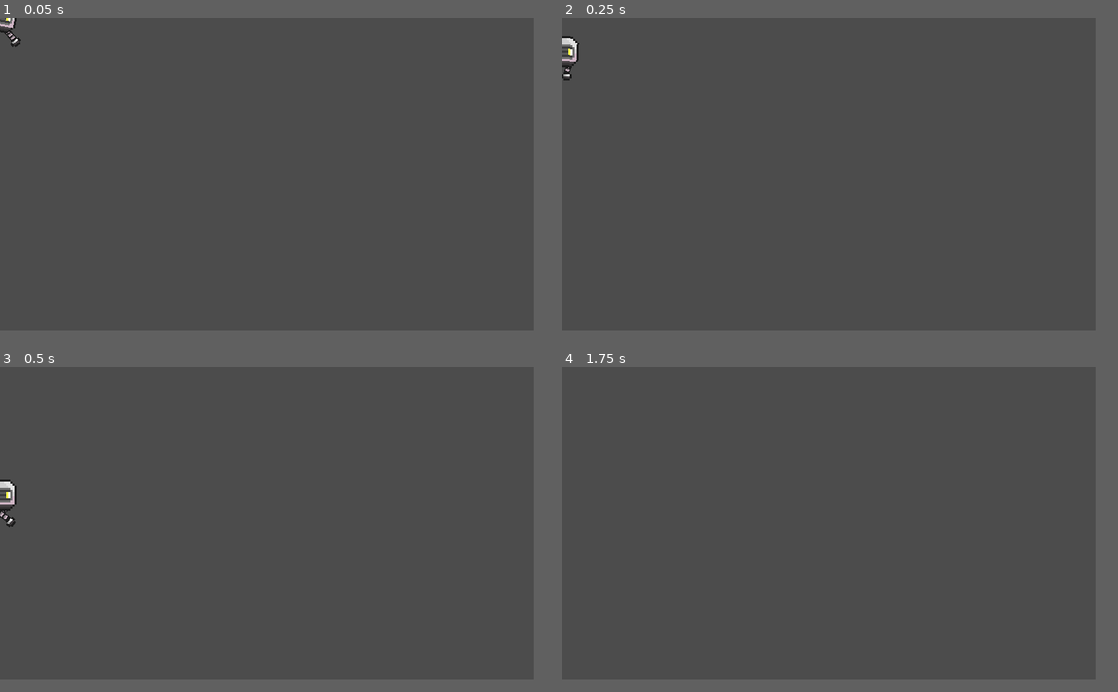
Above: before the commit, frames 1-4 (two rows, left to right).
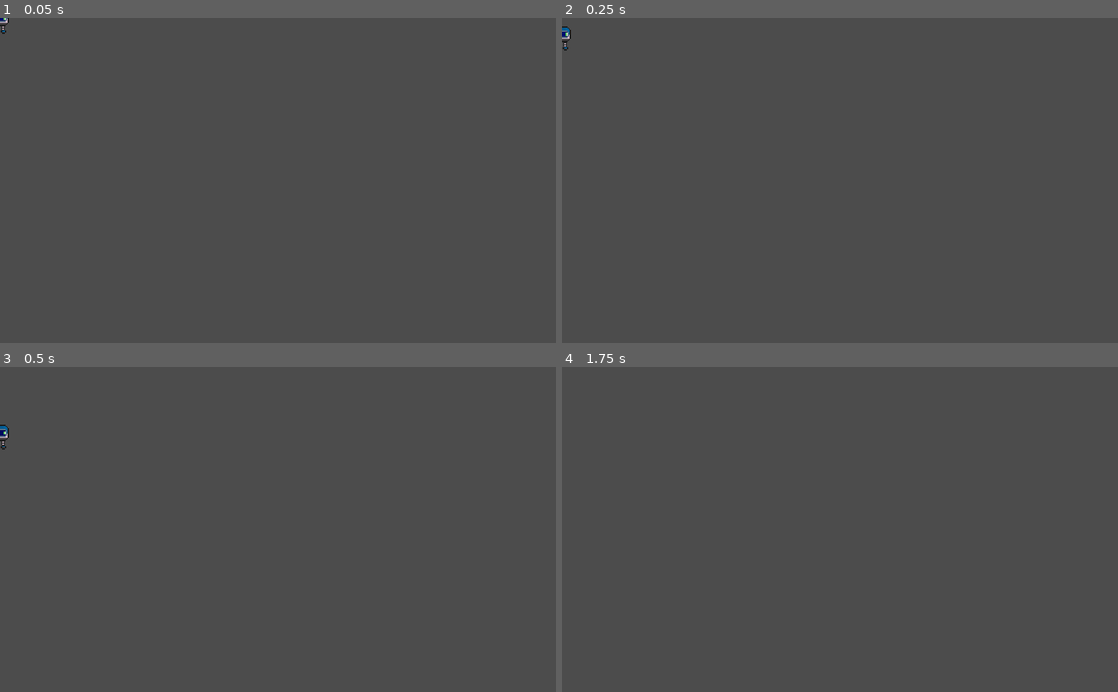
Above: after the commit, the same moments.

Repository: Negatives-One/DontExplode
Game: Godot game, scene res://Scenes/player.tscn
Same seed, same stepped clock (60 frames per second), same inputs: the game is played once before the commit and once after it.
Inputs:
- Up to frame 1 (0.05 s): no input
- Up to frame 2 (0.25 s): no input
- Up to frame 3 (0.5 s): no input
- Up to frame 4 (1.75 s): hold Right (ui_right) from 0.53 s (still down); tap Up (ui_up) at 0.77, 1.52 s
The window is 768x450 before the commit and 800x468 after it. Grey fills any space a smaller window leaves; there, only what the larger window draws over its background counts as a difference.

The runs differ from the first frame. In frame 1, 0.2% of the frame differs, in the area x 0-4%, y 0-9%; in frame 2, 0.3%; in frame 3, 0.3%, in the area x 0-3%, y 17-50%; in frame 4, only the window size differs.

Commit message:
:construction: Functional State Machine

Diff:
--- /dev/null
+++ b/Assets/Scripts/AnimationScript.gd
@@ -0,0 +1,16 @@
+extends AnimationTree
+
+var playback : AnimationNodeStateMachinePlayback
+var player
+
+func _ready():
+	player = $".."
+	playback = get("parameters/playback")
+	active = true
+	pass
+
+func _process(_delta):
+	if player.motion.x == 0 and player.is_on_floor():
+		playback.travel("Idle")
+	elif player.motion.x != 0 and player.is_on_floor():
+		playback.travel("Run")
--- a/Assets/Scripts/player.gd
+++ b/Assets/Scripts/player.gd
@@ -9,6 +9,9 @@
 func _ready():
 	stateMachine  = $AnimationTree
 	$AnimationPlayer.play("Run")
+	pass
+
+func _process(delta):
 	pass
 
 func _physics_process(delta):
@@ -26,6 +29,3 @@
 	if Input.is_action_pressed("ui_up") and is_on_floor():
 		motion.y += -150
 	move_and_slide(motion, Up)
-
-func ChangeAnimation(SomeState):
-	stateMachine.travel("SomeState")
--- a/Scenes/TestEnviroment.tscn
+++ b/Scenes/TestEnviroment.tscn
@@ -9,7 +9,7 @@
 [node name="Node2D" type="Node2D"]
 
 [node name="StaticBody2D" type="StaticBody2D" parent="."]
-position = Vector2( 147.087, 135.009 )
+position = Vector2( 279.755, 232.479 )
 
 [node name="Sprite" type="Sprite" parent="StaticBody2D"]
 scale = Vector2( 10, 0.5 )
@@ -20,4 +20,4 @@
 shape = SubResource( 1 )
 
 [node name="KinematicBody2D" parent="." instance=ExtResource( 2 )]
-position = Vector2( 135.056, 50.2572 )
+position = Vector2( 269.529, 52.9647 )
--- a/Scenes/player.tscn
+++ b/Scenes/player.tscn
@@ -13,6 +13,7 @@
 [ext_resource path="res://Assets/Images/Player/WhiteFoot.png" type="Texture" id=11]
 [ext_resource path="res://Assets/Images/Player/WhiteTest.png" type="Texture" id=12]
 [ext_resource path="res://Assets/Images/Player/FootPart.png" type="Texture" id=13]
+[ext_resource path="res://Assets/Scripts/AnimationScript.gd" type="Script" id=14]
 
 [sub_resource type="CanvasItemMaterial" id=1]
 
@@ -412,8 +413,7 @@
 "values": [ Color( 0.607843, 0.607843, 0.607843, 1 ) ]
 }
 
-[sub_resource type="Animation" id=6]
-resource_name = "TurnRed"
+[sub_resource type="Animation" id=8]
 length = 0.001
 tracks/0/type = "value"
 tracks/0/path = NodePath("Body/Head/HeadCapsule:self_modulate")
@@ -488,8 +488,7 @@
 "values": [ Color( 0.34902, 0, 0.862745, 1 ) ]
 }
 
-[sub_resource type="Animation" id=7]
-resource_name = "TurnWhite"
+[sub_resource type="Animation" id=9]
 length = 0.001
 tracks/0/type = "value"
 tracks/0/path = NodePath("Body/Head/HeadCapsule:self_modulate")
@@ -564,49 +563,53 @@
 "values": [ Color( 0.431373, 0.431373, 0.431373, 1 ) ]
 }
 
-[sub_resource type="AnimationNodeAnimation" id=9]
+[sub_resource type="AnimationNodeAnimation" id=10]
 animation = "Idle"
 
-[sub_resource type="AnimationNodeAnimation" id=10]
+[sub_resource type="AnimationNodeAnimation" id=11]
 animation = "Run"
-
-[sub_resource type="AnimationNodeStateMachineTransition" id=11]
-switch_mode = 1
 
 [sub_resource type="AnimationNodeStateMachineTransition" id=12]
 switch_mode = 1
 
-[sub_resource type="AnimationNodeStateMachine" id=13]
-states/Idle/node = SubResource( 9 )
-states/Idle/position = Vector2( 113, 77 )
-states/Run/node = SubResource( 10 )
+[sub_resource type="AnimationNodeStateMachineTransition" id=13]
+switch_mode = 1
+
+[sub_resource type="AnimationNodeStateMachine" id=14]
+states/Idle/node = SubResource( 10 )
+states/Idle/position = Vector2( 112, 77 )
+states/Run/node = SubResource( 11 )
 states/Run/position = Vector2( 337, 59 )
-transitions = [ "Idle", "Run", SubResource( 11 ), "Run", "Idle", SubResource( 12 ) ]
+transitions = [ "Idle", "Run", SubResource( 12 ), "Run", "Idle", SubResource( 13 ) ]
 start_node = "Idle"
 
-[sub_resource type="AnimationNodeStateMachinePlayback" id=14]
-
-[sub_resource type="AnimationNodeAnimation" id=15]
+[sub_resource type="AnimationNodeStateMachinePlayback" id=15]
+
+[sub_resource type="AnimationNodeAnimation" id=16]
 animation = "BlueToWhite"
 
+[sub_resource type="AnimationNodeAnimation" id=17]
+animation = "TurnBlue"
+
+[sub_resource type="AnimationNodeAnimation" id=18]
+animation = "TurnGreen"
+
+[sub_resource type="AnimationNodeAnimation" id=19]
+animation = "TurnOrange"
+
 [sub_resource type="AnimationNodeAnimation" id=20]
-animation = "TurnBlue"
+animation = "TurnRed"
 
 [sub_resource type="AnimationNodeAnimation" id=21]
-animation = "TurnGreen"
+animation = "TurnWhite"
 
 [sub_resource type="AnimationNodeAnimation" id=22]
-animation = "TurnOrange"
-
-[sub_resource type="AnimationNodeAnimation" id=23]
-animation = "TurnRed"
-
-[sub_resource type="AnimationNodeAnimation" id=24]
-animation = "TurnWhite"
-
-[sub_resource type="AnimationNodeAnimation" id=16]
 animation = "WhiteToBlue"
 
+[sub_resource type="AnimationNodeStateMachineTransition" id=23]
+
+[sub_resource type="AnimationNodeStateMachineTransition" id=24]
+
 [sub_resource type="AnimationNodeStateMachineTransition" id=25]
 
 [sub_resource type="AnimationNodeStateMachineTransition" id=26]
@@ -623,29 +626,25 @@
 
 [sub_resource type="AnimationNodeStateMachineTransition" id=32]
 
-[sub_resource type="AnimationNodeStateMachineTransition" id=33]
-
-[sub_resource type="AnimationNodeStateMachineTransition" id=34]
-
-[sub_resource type="AnimationNodeStateMachine" id=17]
-states/BlueToWhite/node = SubResource( 15 )
+[sub_resource type="AnimationNodeStateMachine" id=33]
+states/BlueToWhite/node = SubResource( 16 )
 states/BlueToWhite/position = Vector2( 174, 84 )
-states/TurnBlue/node = SubResource( 20 )
+states/TurnBlue/node = SubResource( 17 )
 states/TurnBlue/position = Vector2( 408, 273.664 )
-states/TurnGreen/node = SubResource( 21 )
+states/TurnGreen/node = SubResource( 18 )
 states/TurnGreen/position = Vector2( 82, 169.664 )
-states/TurnOrange/node = SubResource( 22 )
+states/TurnOrange/node = SubResource( 19 )
 states/TurnOrange/position = Vector2( 295, 169.664 )
-states/TurnRed/node = SubResource( 23 )
+states/TurnRed/node = SubResource( 20 )
 states/TurnRed/position = Vector2( 506, 169.664 )
-states/TurnWhite/node = SubResource( 24 )
+states/TurnWhite/node = SubResource( 21 )
 states/TurnWhite/position = Vector2( 722, 169.664 )
-states/WhiteToBlue/node = SubResource( 16 )
+states/WhiteToBlue/node = SubResource( 22 )
 states/WhiteToBlue/position = Vector2( 426, 84 )
-transitions = [ "TurnGreen", "TurnOrange", SubResource( 25 ), "TurnOrange", "TurnRed", SubResource( 26 ), "TurnRed", "TurnWhite", SubResource( 27 ), "TurnWhite", "TurnBlue", SubResource( 28 ), "TurnBlue", "TurnGreen", SubResource( 29 ), "TurnBlue", "TurnWhite", SubResource( 30 ), "TurnWhite", "TurnRed", SubResource( 31 ), "TurnRed", "TurnOrange", SubResource( 32 ), "TurnOrange", "TurnGreen", SubResource( 33 ), "TurnGreen", "TurnBlue", SubResource( 34 ) ]
+transitions = [ "TurnGreen", "TurnOrange", SubResource( 23 ), "TurnOrange", "TurnRed", SubResource( 24 ), "TurnRed", "TurnWhite", SubResource( 25 ), "TurnWhite", "TurnBlue", SubResource( 26 ), "TurnBlue", "TurnGreen", SubResource( 27 ), "TurnBlue", "TurnWhite", SubResource( 28 ), "TurnWhite", "TurnRed", SubResource( 29 ), "TurnRed", "TurnOrange", SubResource( 30 ), "TurnOrange", "TurnGreen", SubResource( 31 ), "TurnGreen", "TurnBlue", SubResource( 32 ) ]
 graph_offset = Vector2( 0, 132.664 )
 
-[sub_resource type="AnimationNodeStateMachinePlayback" id=18]
+[sub_resource type="AnimationNodeStateMachinePlayback" id=34]
 
 [node name="KinematicBody2D" type="KinematicBody2D"]
 script = ExtResource( 7 )
@@ -661,16 +660,17 @@
 texture = ExtResource( 3 )
 
 [node name="CollisionPolygon2D" type="CollisionPolygon2D" parent="."]
-visible = false
+position = Vector2( 0, 0.686918 )
 z_index = 5
-polygon = PoolVector2Array( 8, -4, 8, 4, 5, 7, 5, 14, -4, 14, -4, 7, -5, 7, -8, 4, -8, -4, -5, -7, 5, -7 )
+polygon = PoolVector2Array( 8, -4, 8, 4, 5, 7, 5, 13.3131, -4, 13.3131, -4, 7, -5, 7, -8, 4, -8, -4, -5, -7, 5, -7 )
 
 [node name="Body" type="Node2D" parent="."]
 
 [node name="Legs" type="Node2D" parent="Body"]
 
 [node name="LLeg" type="Line2D" parent="Body/Legs"]
-points = PoolVector2Array( -3, 6, -3, 10 )
+z_index = 1
+points = PoolVector2Array( -3, 6.91589, -3, 10 )
 width = 3.0
 default_color = Color( 1, 1, 1, 1 )
 texture = ExtResource( 6 )
@@ -680,7 +680,7 @@
 
 [node name="RLeg" type="Line2D" parent="Body/Legs"]
 position = Vector2( 6, 0 )
-points = PoolVector2Array( -3, 6, -3, 10 )
+points = PoolVector2Array( -3, 6.91589, -3, 10 )
 width = 3.0
 default_color = Color( 1, 1, 1, 1 )
 texture = ExtResource( 6 )
@@ -691,7 +691,9 @@
 [node name="Foots" type="Node2D" parent="Body"]
 
 [node name="LFoot" type="Sprite" parent="Body/Foots"]
+self_modulate = Color( 0, 0.435294, 0.698039, 1 )
 position = Vector2( -2.5, 12 )
+z_index = 1
 texture = ExtResource( 11 )
 region_rect = Rect2( 21, 23, 6, 3 )
 
@@ -699,6 +701,7 @@
 texture = ExtResource( 13 )
 
 [node name="RFoot" type="Sprite" parent="Body/Foots"]
+self_modulate = Color( 0, 0.435294, 0.698039, 1 )
 position = Vector2( 3.5, 12 )
 texture = ExtResource( 11 )
 region_rect = Rect2( 21, 23, 6, 3 )
@@ -714,11 +717,14 @@
 [node name="Head" type="Node2D" parent="Body"]
 
 [node name="HeadCapsule" type="Sprite" parent="Body/Head"]
+self_modulate = Color( 0, 0.435294, 0.698039, 1 )
+position = Vector2( 0, 0.727212 )
+z_index = 1
 texture = ExtResource( 12 )
 region_rect = Rect2( 4, 4, 17, 15 )
 
 [node name="Eyes" type="Sprite" parent="Body/Head/HeadCapsule"]
-modulate = Color( 1, 0.74902, 0, 1 )
+modulate = Color( 0.00392157, 0.466667, 0, 1 )
 material = SubResource( 2 )
 texture = ExtResource( 1 )
 
@@ -730,11 +736,11 @@
 texture = ExtResource( 10 )
 
 [node name="FaceWire" type="Sprite" parent="Body/Head/HeadCapsule"]
-self_modulate = Color( 0.431373, 0.431373, 0.431373, 1 )
+self_modulate = Color( 0.352941, 0.443137, 0.541176, 1 )
 texture = ExtResource( 2 )
 
 [node name="FacePanel" type="Sprite" parent="Body/Head/HeadCapsule"]
-self_modulate = Color( 0.623529, 0.623529, 0.623529, 1 )
+self_modulate = Color( 0, 0.0941176, 0.87451, 1 )
 texture = ExtResource( 8 )
 
 [node name="Sclera" type="Sprite" parent="Body/Head/HeadCapsule"]
@@ -748,18 +754,20 @@
 anims/Jump = SubResource( 4 )
 anims/Run = ExtResource( 4 )
 anims/TurnBlue = SubResource( 5 )
-anims/TurnGreen = SubResource( 19 )
-anims/TurnOrange = SubResource( 8 )
-anims/TurnRed = SubResource( 6 )
-anims/TurnWhite = SubResource( 7 )
+anims/TurnGreen = SubResource( 6 )
+anims/TurnOrange = SubResource( 7 )
+anims/TurnRed = SubResource( 8 )
+anims/TurnWhite = SubResource( 9 )
 
 [node name="AnimationTree" type="AnimationTree" parent="."]
-tree_root = SubResource( 13 )
-anim_player = NodePath("../AnimationPlayer")
-parameters/playback = SubResource( 14 )
-
-[node name="ColorTree" type="AnimationTree" parent="."]
-tree_root = SubResource( 17 )
+tree_root = SubResource( 14 )
 anim_player = NodePath("../AnimationPlayer")
 active = true
-parameters/playback = SubResource( 18 )
+parameters/playback = SubResource( 15 )
+script = ExtResource( 14 )
+
+[node name="ColorTree" type="AnimationTree" parent="."]
+tree_root = SubResource( 33 )
+anim_player = NodePath("../AnimationPlayer")
+active = true
+parameters/playback = SubResource( 34 )
--- a/project.godot
+++ b/project.godot
@@ -26,8 +26,8 @@
 
 [display]
 
-window/size/width=256
-window/size/height=150
+window/size/width=512
+window/size/height=300
 window/size/test_width=1024
 window/size/test_height=600
 window/stretch/mode="2d"
Not shown: 3 places in Scenes/player.tscn that only renumber resources
